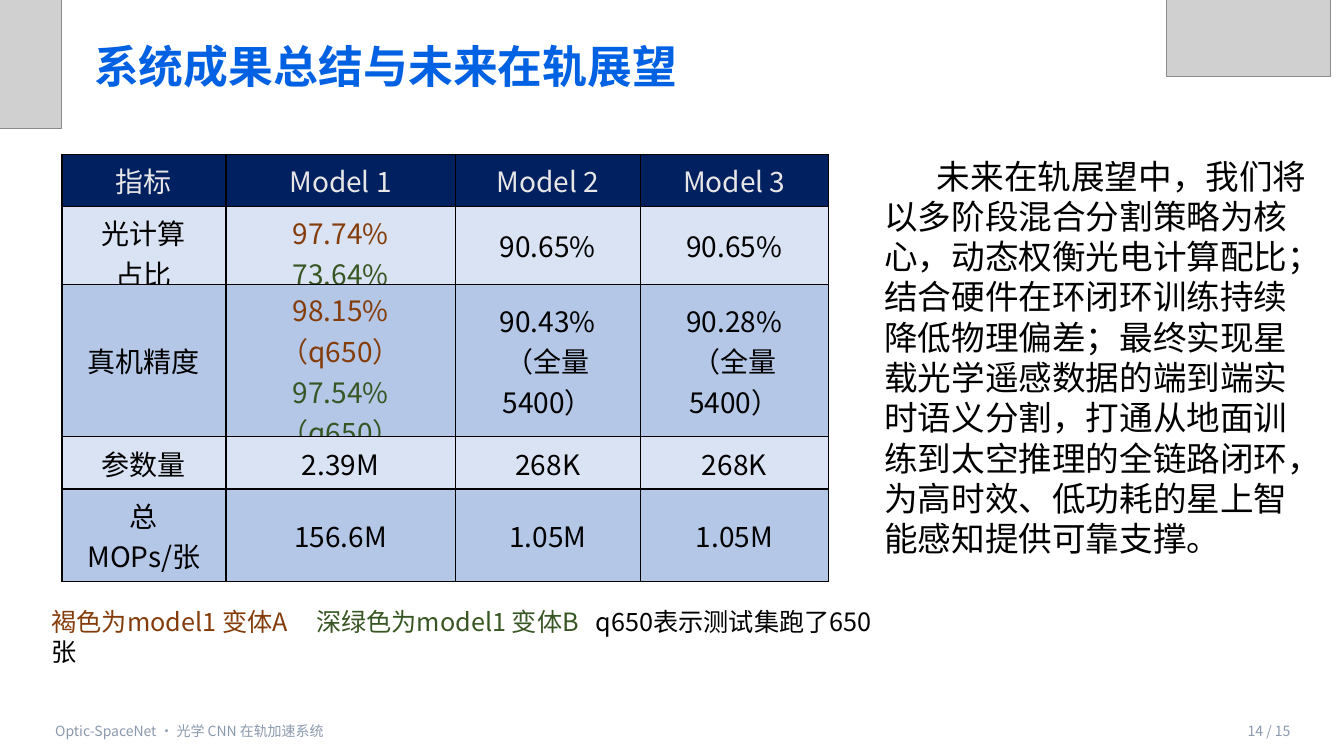
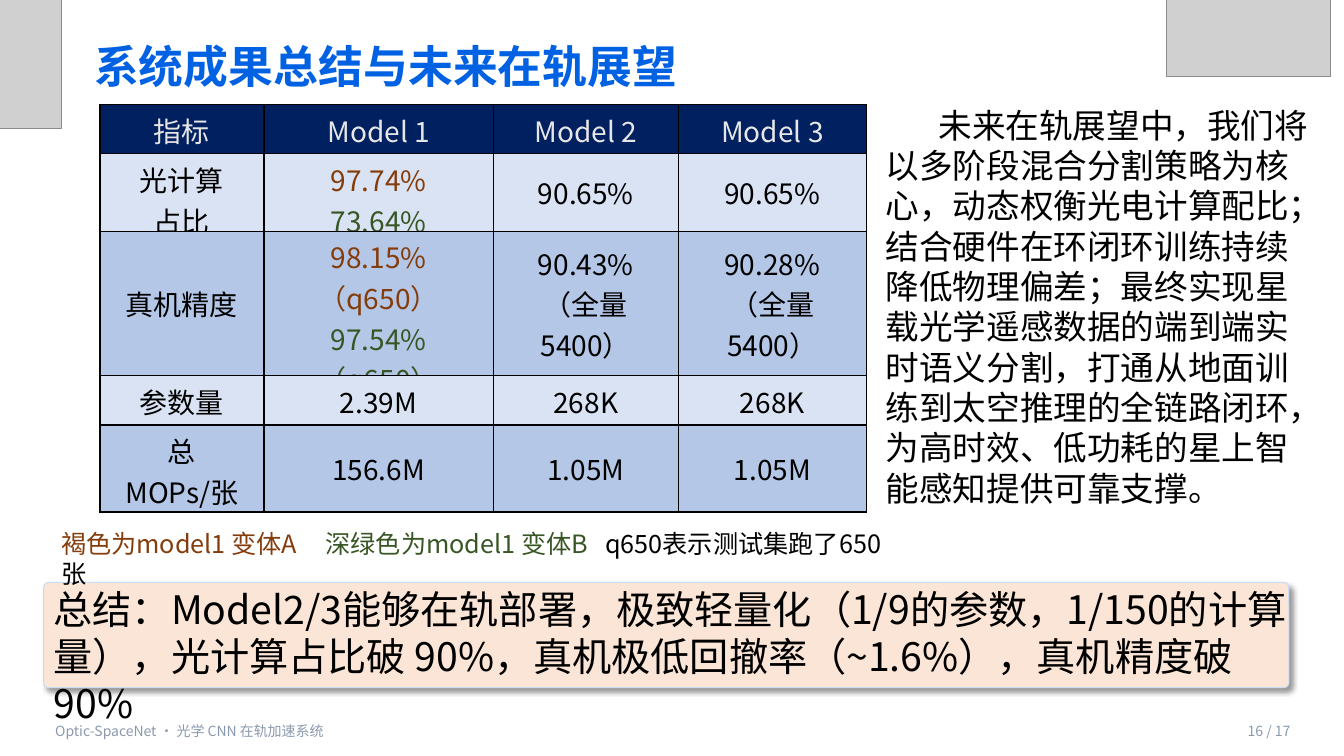
Before and after one commit to lhh010/Optic-SpaceNet-Final, a slide deck: slide 16 of 复赛文档/答辩ppt-CICC1003564-final.pptx (slide 14 before the commit). Drawn at 1344x756 pixels with LibreOffice and Linux fonts; fonts in the diff are those of the drawing; grey boxes stand for pictures. Boxes give left, top, right and bottom in pixels: in the first picture for what was removed or moved away, otherwise in the second. Text is boxed around its words. In the diff, an @@ line names an element or a change of style, - is before the commit and + after.

```diff
--- a/复赛文档/答辩ppt-CICC1003564-final.pptx
+++ b/复赛文档/答辩ppt-CICC1003564-final.pptx
@@ table resized from (x1=62, y1=154, x2=828, y2=581) to (x1=100, y1=105, x2=866, y2=512) @@
@@ text "未来在轨展望中，我们将以多阶段混合分割策略为核心，动态权衡光电计算配比；结合硬件在环闭环训练持续降低物理偏差；最终实现星 ..." moved from (x1=884, y1=160, x2=1321, y2=554) to (x1=886, y1=109, x2=1323, y2=504) @@
@@ text "褐色为model1 变体A 深绿色为model1 变体B q650表示测试集跑了650张" moved from (x1=52, y1=609, x2=579, y2=633) to (x1=61, y1=531, x2=588, y2=555) @@
@@ rounded rectangle added at (x1=43, y1=583, x2=1289, y2=688), fill #FBE5D6, outline #C9DCF5 0.75 pt @@
@@ text added at (x1=54, y1=584, x2=1287, y2=675), 28 pt, text #000000 @@
+总结：Model2/3能够在轨部署，极致轻量化（1/9的参数，1/150的计算量），光计算占比破 90%，真机极低回撤率（~1.6%），真机精度破90%
@@ text at (x1=1248, y1=725, x2=1291, y2=736): text changed @@
-14 / 15
+16 / 17
```
Also in this commit, not shown: 12 other slides changed, 2 slides added, 1 other file.
